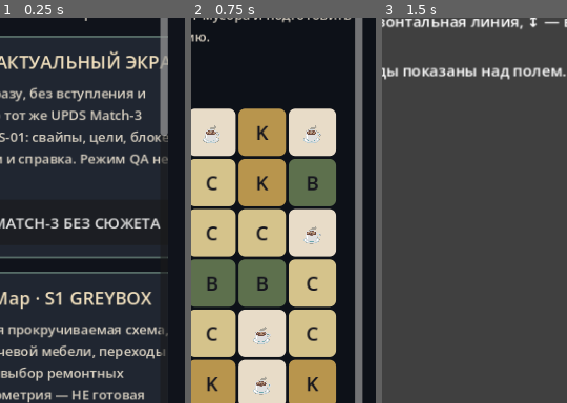
Above: before the commit, frames 1-3 (left to right).
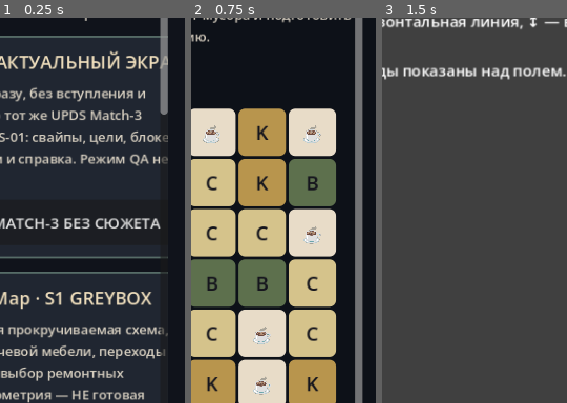
Above: after the commit, the same moments.

Repository: bezdredoff/RavenManor-Godot
Game: Godot game, scene res://scenes/raven/prototype_launcher.tscn
The game is run twice, just before and just after one commit, with the same random seed, the same clock (stepped at 60 frames per second) and the same inputs.
Inputs:
- Up to frame 1 (0.25 s): no input
- Up to frame 2 (0.75 s): click "ТЕСТИРОВАТЬ MATCH-3 БЕЗ СЮЖЕТА" at 0.5 s
- Up to frame 3 (1.5 s): click "Как играть" at 1.25 s
The pictures show only the part of the screen within x 50-100%, y 20-70%; the shares and areas given below are measured in that part.

The runs differ from the first frame. In frame 1, 0.2% of the frame differs, in the area x 86-91%, y 24-31%; in frame 2, nothing differs; in frame 3, less than 0.1%.

Commit message:
RM-GFX-WATERCOLOR-001: Evelyn/Ada watercolor pilot (updated main) (#66)
* feat: add watercolor pilot docs/VN_WATERCOLOR_PILOT.md

* feat: add watercolor pilot scenes/raven/hall_tea_watercolor.tscn

* feat: add watercolor pilot scripts/raven/hall_tea_watercolor.gd

* feat: add watercolor pilot shaders/raven/watercolor_pilot.gdshader

* feat: integrate watercolor pilot with latest main scripts/raven/prototype_launcher.gd

* feat: integrate watercolor pilot with latest main tests/raven/prototype_lab_smoke.gd

* feat: integrate watercolor pilot with latest main docs/STATUS.md

* feat: integrate watercolor pilot with latest main data/raven/production/production_progress.json

* feat: integrate watercolor pilot with latest main data/raven/production/gap_work_packages.json

Diff:
--- a/data/raven/production/gap_work_packages.json
+++ b/data/raven/production/gap_work_packages.json
@@ -354,6 +354,21 @@
       ],
       "graphicsDependencies": [],
       "source": "docs/process/MOBILE_ZIP_PIPELINE_RU.md"
+    },
+    {
+      "id": "RM-GFX-WATERCOLOR-001",
+      "title": "Акварельный шейдер — A/B сцена Эвелин и Ады",
+      "domain": "art",
+      "priority": "P2",
+      "size": "S",
+      "description": "Сравнить оригинальную VN-сцену с отдельной версией с процедурной акварельной обработкой на Godot Web.",
+      "deliverable": "Отдельная сцена и карточка под оригиналом в Prototype Lab; исходная сцена не изменена.",
+      "acceptance": "CI/Web export проходят; оригинал визуально неизменён; диалоги и RU/BE/EN совпадают; прозрачность корректна; эксперимент не пишет в save; визуальный QA на телефоне.",
+      "status": "proposed",
+      "dependsOn": [],
+      "graphicsDependencies": [],
+      "source": "User request 2026-10-28 / docs/VN_WATERCOLOR_PILOT.md",
+      "requiresHumanAcceptance": true
     }
   ]
 }
--- a/data/raven/production/production_progress.json
+++ b/data/raven/production/production_progress.json
@@ -1,6 +1,6 @@
 {
   "schemaVersion": 1,
-  "updated": "2026-10-27",
+  "updated": "2026-10-28",
   "authority": "When a task status/evidence changes, update this file in same PR. Missing IDs imply their source plan's initial proposed state; source plans remain immutable scopes.",
   "entries": [
     {
@@ -135,6 +135,13 @@
       "updated": "2026-10-27",
       "status": "PR_review",
       "evidence": "User-reported critical parity regression; recovery branch fixes cell GUI input and modal help/hint style, with tests. Must re-evaluate on actual Web build/phone. Full faithful UPDS Godot or PWA presentation + legacy Raven art parity is a distinct unfinished stage."
+    },
+    {
+      "id": "RM-GFX-WATERCOLOR-001",
+      "status": "PR_review",
+      "owner": "ChatGPT",
+      "updated": "2026-10-28",
+      "evidence": "Candidate feature/vn-watercolor-pilot; separate VN scene, shader, launcher card, documentation; CI and phone QA not yet verified."
     }
   ],
   "rules": [
--- /dev/null
+++ b/scenes/raven/hall_tea_watercolor.tscn
@@ -0,0 +1,12 @@
+[gd_scene load_steps=2 format=3]
+
+[ext_resource path="res://scripts/raven/hall_tea_watercolor.gd" type="Script" id="1"]
+
+[node name="HallTeaWatercolor" type="Control"]
+layout_mode = 3
+anchors_preset = 15
+anchor_right = 1.0
+anchor_bottom = 1.0
+grow_horizontal = 2
+grow_vertical = 2
+script = ExtResource("1")
--- /dev/null
+++ b/scripts/raven/hall_tea_watercolor.gd
@@ -0,0 +1,17 @@
+extends "res://scripts/raven/hall_tea_vn.gd"
+## Isolated art comparison: same dialogue and placement, no campaign mutation.
+const Watercolor = preload("res://shaders/raven/watercolor_pilot.gdshader")
+
+func _ready() -> void:
+    super._ready()
+    for target in [background, actor_left, actor_right]:
+        if target == null:
+            continue
+        var material_instance := ShaderMaterial.new()
+        material_instance.shader = Watercolor
+        target.material = material_instance
+    if note != null:
+        note.text = "WATERCOLOR TEST · не меняет сохранение"
+
+func _commit_completed_beat() -> void:
+    pass
--- a/scripts/raven/prototype_launcher.gd
+++ b/scripts/raven/prototype_launcher.gd
@@ -6,6 +6,7 @@
 const VERTICAL_SLICE_SCENE := "res://scenes/raven/vertical_slice.tscn"
 const CONTENT_PREVIEW_SCENE := "res://scenes/raven/content_preview.tscn"
 const HALL_TEA_PILOT := "res://scenes/raven/hall_tea_vn.tscn"
+const HALL_TEA_WATERCOLOR := "res://scenes/raven/hall_tea_watercolor.tscn"
 const BUILDER_GAME_PREVIEW_SCENE := "res://scenes/raven/generated/RM_ROOM_HALL_GamePreview.tscn"
 
 
@@ -47,6 +48,12 @@
 		"Живые слои: фон холла, отдельные прозрачные персонажи, 12 канонических реплик 2.1 и RU/BE/EN. Здесь можно открыть демо без влияния на сохранение. В сюжетной карте разговор доступен только после первого акта.",
 		"ОТКРЫТЬ VN АРТ-ПРОТОТИП",
 		_open.bind(HALL_TEA_PILOT)
+	))
+	column.add_child(_card(
+		"7b · VN Art Pilot · WATERCOLOR",
+		"Точная копия сцены Эвелин и Ады с процедурным акварельным шейдером на персонажах и фоне. Сохранение не изменяется.",
+		"ОТКРЫТЬ АКВАРЕЛЬНУЮ ВЕРСИЮ",
+		_open.bind(HALL_TEA_WATERCOLOR)
 	))
 	column.add_child(_card(
 		"4 · Content Preview",
--- /dev/null
+++ b/shaders/raven/watercolor_pilot.gdshader
@@ -0,0 +1,31 @@
+shader_type canvas_item;
+
+uniform float paper_strength : hint_range(0.0, 0.4) = 0.12;
+uniform float pigment_strength : hint_range(0.0, 0.4) = 0.16;
+uniform float edge_strength : hint_range(0.0, 0.6) = 0.18;
+uniform float grain_scale : hint_range(1.0, 12.0) = 4.0;
+
+float hash21(vec2 p) {
+    return fract(sin(dot(p, vec2(127.1, 311.7))) * 43758.5453);
+}
+float noise21(vec2 p) {
+    vec2 i = floor(p);
+    vec2 f = fract(p);
+    vec2 u = f * f * (3.0 - 2.0 * f);
+    return mix(mix(hash21(i), hash21(i + vec2(1.0, 0.0)), u.x),
+               mix(hash21(i + vec2(0.0, 1.0)), hash21(i + vec2(1.0, 1.0)), u.x), u.y);
+}
+void fragment() {
+    vec4 source = texture(TEXTURE, UV) * COLOR;
+    vec2 grain_pos = FRAGCOORD.xy * (grain_scale * 0.12);
+    float paper = noise21(grain_pos);
+    float pigment = noise21(grain_pos * 0.33 + vec2(17.0, 9.0));
+    vec2 px = TEXTURE_PIXEL_SIZE;
+    vec3 right_color = texture(TEXTURE, clamp(UV + vec2(px.x, 0.0), vec2(0.0), vec2(1.0))).rgb;
+    vec3 down_color = texture(TEXTURE, clamp(UV + vec2(0.0, px.y), vec2(0.0), vec2(1.0))).rgb;
+    float edge = clamp(length(source.rgb - right_color) + length(source.rgb - down_color), 0.0, 1.0);
+    vec3 rgb = source.rgb * (1.0 + (paper - 0.5) * paper_strength);
+    rgb *= 1.0 - pigment_strength * pigment * 0.25;
+    rgb *= 1.0 - edge_strength * edge * 0.3;
+    COLOR = vec4(clamp(rgb, 0.0, 1.0), source.a);
+}
--- a/tests/raven/prototype_lab_smoke.gd
+++ b/tests/raven/prototype_lab_smoke.gd
@@ -6,6 +6,8 @@
 	"res://scenes/raven/manor_greybox.tscn",
 	"res://scenes/raven/vertical_slice.tscn",
 	"res://scenes/raven/content_preview.tscn",
+	"res://scenes/raven/hall_tea_vn.tscn",
+	"res://scenes/raven/hall_tea_watercolor.tscn",
 ]
 
 
Not shown, changed: docs/STATUS.md
Not shown, added: docs/VN_WATERCOLOR_PILOT.md
